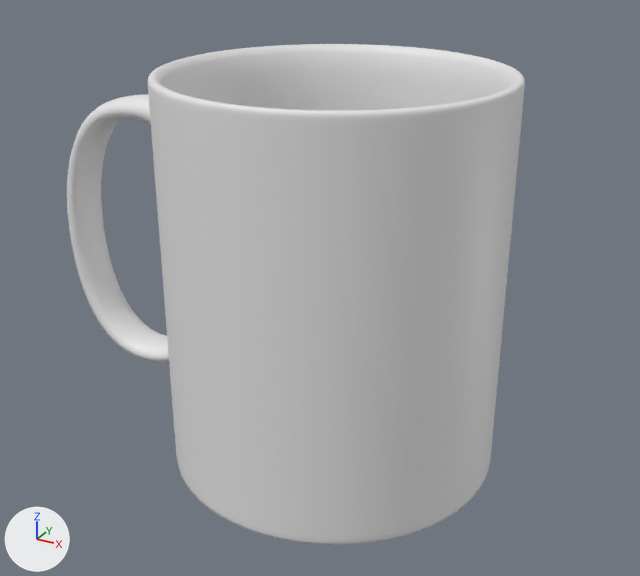
Renders of the glTF model webar/models/mug.glb from each side of a commit.
Camera for both pictures: a 50 mm camera at (0.1002, -0.1537, 0.078) aimed at (0.0152, 0.001, 0.0007). Arrows for +X, +Y and +Z are at lower left; the lights stay in place. The picture after the commit comes second. Materials are left out; every surface is plain grey. Where no turn or scale is listed for an object, it has been applied to the vertices. Vertices at exactly the same position are counted once.

Names of what the first picture shows: 'Mug Front-View'.
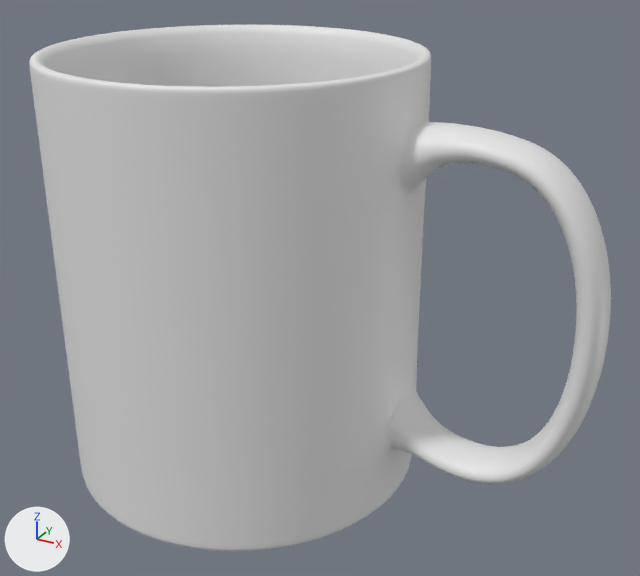
Where the newer file only moved an object's origin or applied its transform, the numbers keep the older frame.

What differs and where, as boxes [x1, y1, x2, y2] in the pictures (640 x 576 px):
'Mug Front-View', reshaped (27% wider)
    before: [67, 44, 525, 545]
    after: [29, 25, 611, 551]
'Motif', added
    after: [32, 80, 431, 535]

The change, as a list of edits to the scene's bpy script:
```text
Change me_cylinder:
    used by ob_mug_front_view; location = (0.0, 0.0, 0.0)
    remove me_cylinder.from_pydata(...)  # 4832 vertices, 9664 faces; spans x -0.0526..0.055, y -0.0358..0.0357, z -0.0374..0.0476
    add me_cylinder.from_pydata(...)  # 4832 vertices, 9664 faces; spans x -0.0442..0.076, y -0.04..0.04, z -0.045..0.0499
    me_cylinder part 1: the whole mesh is multiplied about its middle by the matrix ((-1.118, 0.007, 0.0), (-0.007, -1.118, 0.0), (0.0, 0.0, 1.118)), then moved by (0.0147, 0.0002, -0.0027)
Add me_cylinder_002:
    me_cylinder_002.from_pydata(...)  # 1344 vertices, 2560 faces; spans x -0.0443..0.0358, y -0.04..0.04, z -0.0402..0.0448
Add ob_motif:
    ob_motif = bpy.data.objects.new('Motif', me_cylinder_002)
    ob_motif.location = (0.0, 0.0, 0.0)
```
